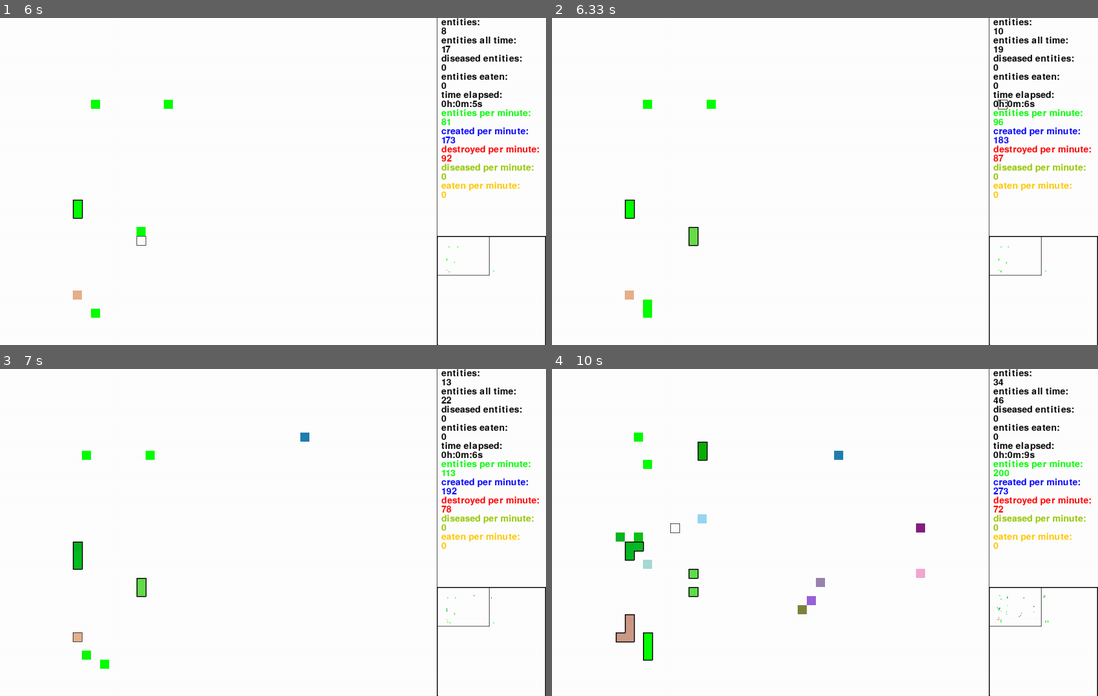
Above: before the commit, frames 1-4 (two rows, left to right).
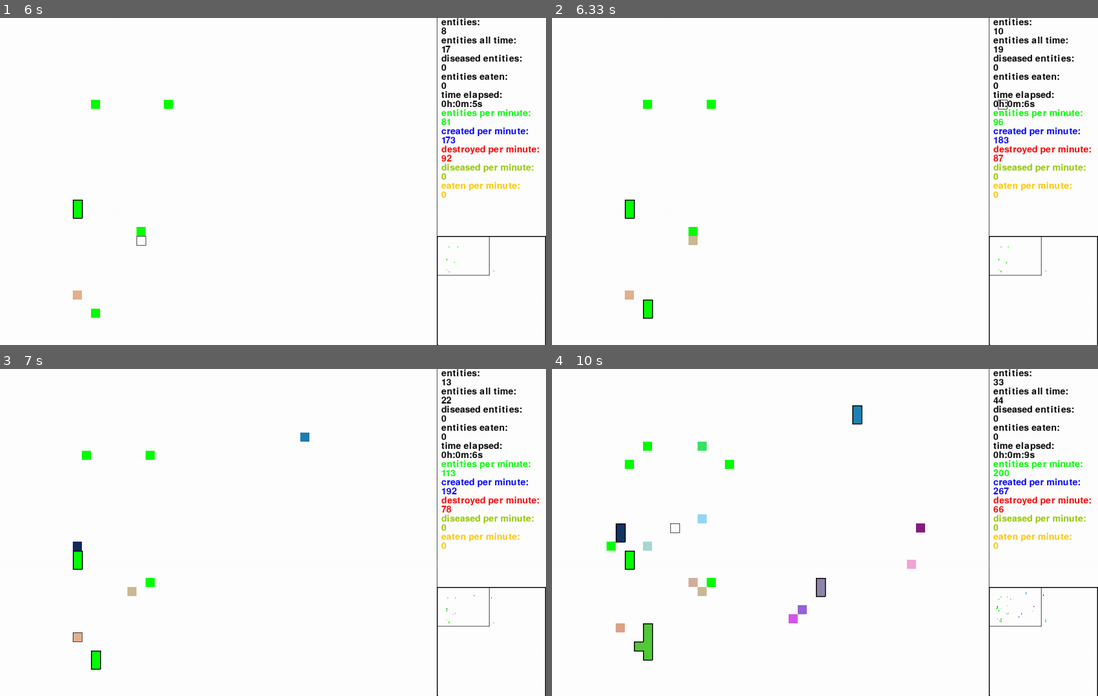
Above: after the commit, the same moments.

Repository: sbwhitt/pygame-life-simulation
Game: pygame game, started from main.py
The game is run twice, just before and just after one commit, with the same random seed, the same clock (stepped at 60 frames per second) and the same inputs.
Inputs (mouse positions are in pixels of both pictures, inside the frame that each line leads up to):
- Up to frame 1 (6 s): click (273, 181) at 0.42 s; tap Space at 0.67 s; tap 1 at 1.07, 1.37 s; click (354, 67) at 1.13 s; tap 3 at 1.15 s; click (76, 171) at 1.6 s; click (480, 305) at 1.93 s; click (196, 112) at 2.27 s; tap X at 2.5, 5.23 s; click (92, 214) at 2.93 s; click (114, 119) at 3.27 s; click (141, 237) at 3.6 s; click (469, 256) at 3.93 s; click (109, 302) at 4.27 s; click (103, 201) at 4.6 s; click (305, 273) at 4.93 s; click (169, 103) at 5.3 s; tap 2 at 5.32 s; click (81, 295) at 5.6 s; click (136, 237) at 5.93 s
- Up to frame 2 (6.33 s): click (999, 106) at 6.27 s
- Up to frame 3 (7 s): click (300, 440) at 6.6 s; click (70, 633) at 6.93 s
- Up to frame 4 (10 s): click (819, 588) at 7.27 s; click (923, 581) at 7.6 s; click (792, 604) at 7.93 s; click (650, 568) at 8.27 s; click (797, 617) at 8.6 s; click (906, 532) at 8.93 s; click (699, 450) at 9.27 s; click (699, 516) at 9.6 s; click (672, 532) at 9.93 s

Frame 1 is identical in both runs. In frame 2, 0.1% of the frame differs, in the area x 16-84%, y 63-93%; in frame 3, 0.5%; in frame 4, 2.2%, in the area x 10-91%, y 2-89%.

Commit message:
adjust disease spreading and interaction

Diff:
--- a/src/colony_manager.py
+++ b/src/colony_manager.py
@@ -63,9 +63,10 @@
         r = random.randint(1, 4)
         if e1.dna.diseased or e2.dna.diseased:
             e1.dna.diseased, e2.dna.diseased = True, True
-        # elif r == 1:
-        #     e1.dna.age_limit += 1
-        #     e2.dna.age_limit += 1
+            return
+        elif r == 1:
+            e1.dna.age_limit += 1
+            e2.dna.age_limit += 1
         elif r == 2:
             e1.nourished = True
             e2.nourished = True
--- a/src/dna.py
+++ b/src/dna.py
@@ -49,9 +49,9 @@
         target.color = c
 
     def _compare_colors(self, color: pygame.Color) -> bool:
-        return ((self.color.r - color.r <= 10 or self.color.r - color.r >= -10) and
-                (self.color.g - color.g <= 10 or self.color.g - color.g >= -10) and
-                (self.color.b - color.b <= 10 or self.color.b - color.b >= -10))
+        return ((self.color.r - color.r <= 20 and self.color.r - color.r >= -20) and
+                (self.color.g - color.g <= 20 and self.color.g - color.g >= -20) and
+                (self.color.b - color.b <= 20 and self.color.b - color.b >= -20))
 
     def _determine_immunity(self) -> bool:
         return self.immune or (random.randint(0, 2) == 1)
--- a/src/entity.py
+++ b/src/entity.py
@@ -78,12 +78,13 @@
                         self.edges[i] = False
                         if random.randint(1, 4) == 1: self._bleed_edge(e)
                     else: self.edges[i] = True
-                    if e.dna.diseased and random.randint(1, 100) == 1: self.dna.diseased = True
+                    if e.dna.diseased and random.randint(1, 10) == 1: self.dna.diseased = True
             else:
                 self.edges[i] = True
 
     def _bleed_edge(self, e: "Entity") -> None:
-        self.dna.send_color(e.dna)
+        if self.bound:
+            self.dna.send_color(e.dna)
 
     def _choose_spawn_location(self) -> tuple|None:
         # up left down right
--- a/src/entity_manager.py
+++ b/src/entity_manager.py
@@ -190,6 +190,9 @@
 
     def _handle_aging(self, e: Entity, clock_time: int) -> None:
         if e.dna.age_timer > settings.AGE_LENGTH:
+            if e.dna.diseased:
+                self._remove_entity(e)
+                return
             e.dna.age += 1
             if e.dna.age >= e.dna.age_limit:
                 self._remove_entity(e)
